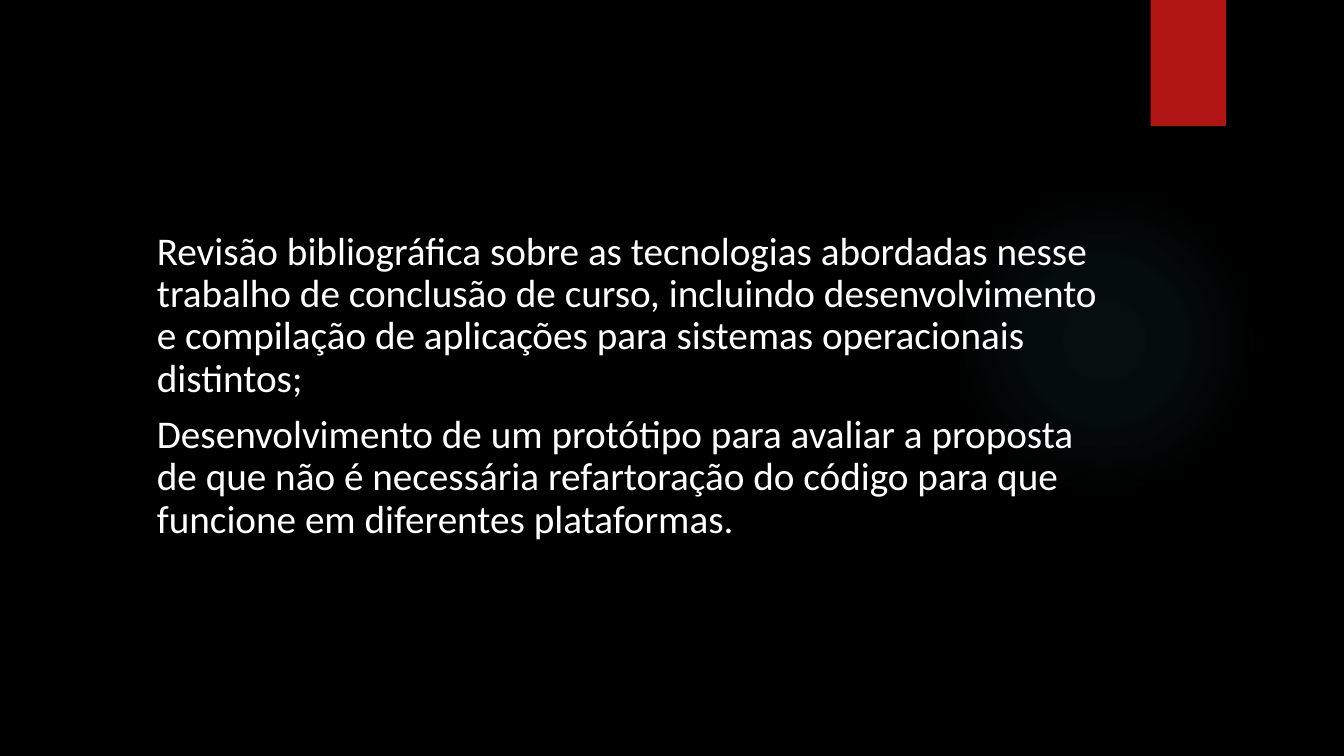
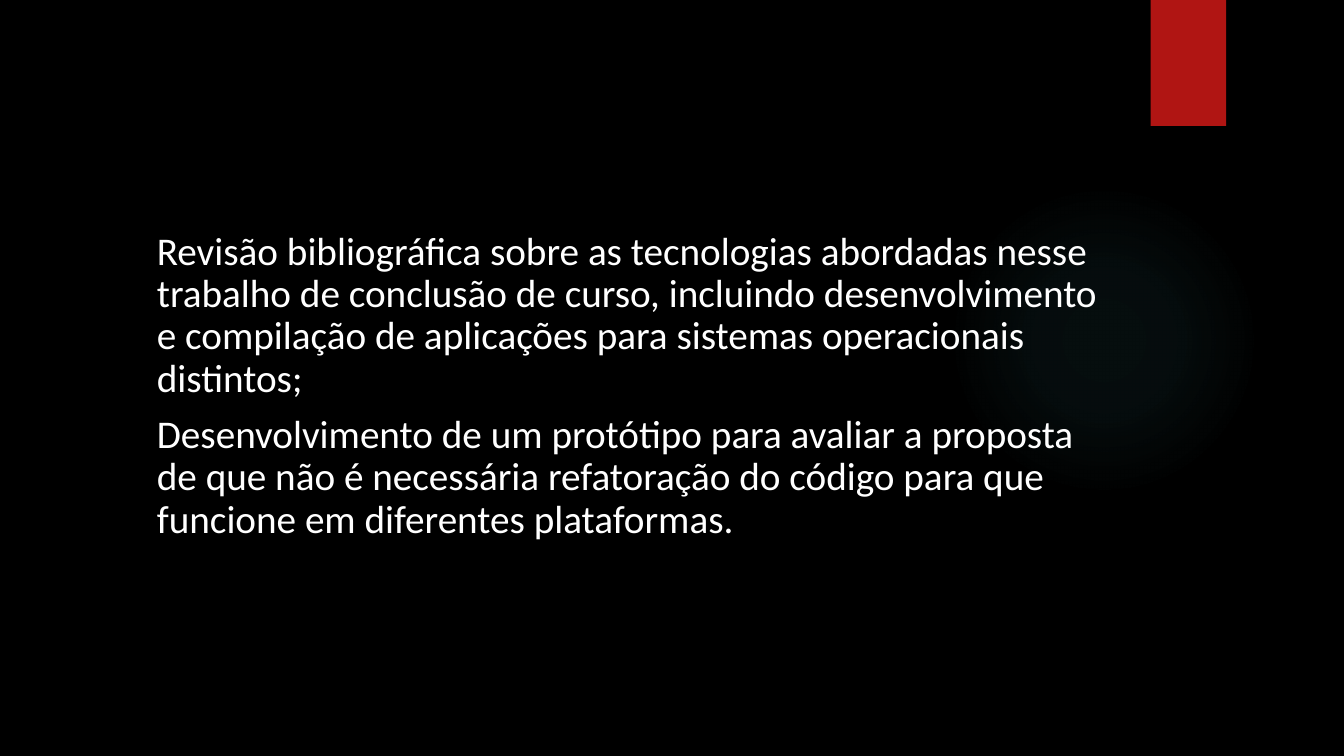
Before and after one commit to ricardopetrere/TCC_FTT, a slide deck: slide 8 of documentos/Apresentação_22_09.pptx (slide 7 before the commit). Drawn at 1344x756 pixels with LibreOffice and Linux fonts; fonts in the diff are those of the drawing; background and template pictures are left out. Boxes give left, top, right and bottom in pixels: in the first picture for what was removed or moved away, otherwise in the second. Text is boxed around its words. In the diff, an @@ line names an element or a change of style, - is before the commit and + after.

```diff
--- a/documentos/Apresentação_22_09.pptx
+++ b/documentos/Apresentação_22_09.pptx
@@ text at (157, 420, 1074, 540): text changed @@
-• Desenvolvimento de um protótipo para avaliar a proposta de que não é necessária refartoração do código para que funcione em diferentes plataformas.
+• Desenvolvimento de um protótipo para avaliar a proposta de que não é necessária refatoração do código para que funcione em diferentes plataformas.
```
Also in this commit, not shown: 8 other slides changed, 1 slide added, 2 other files.
